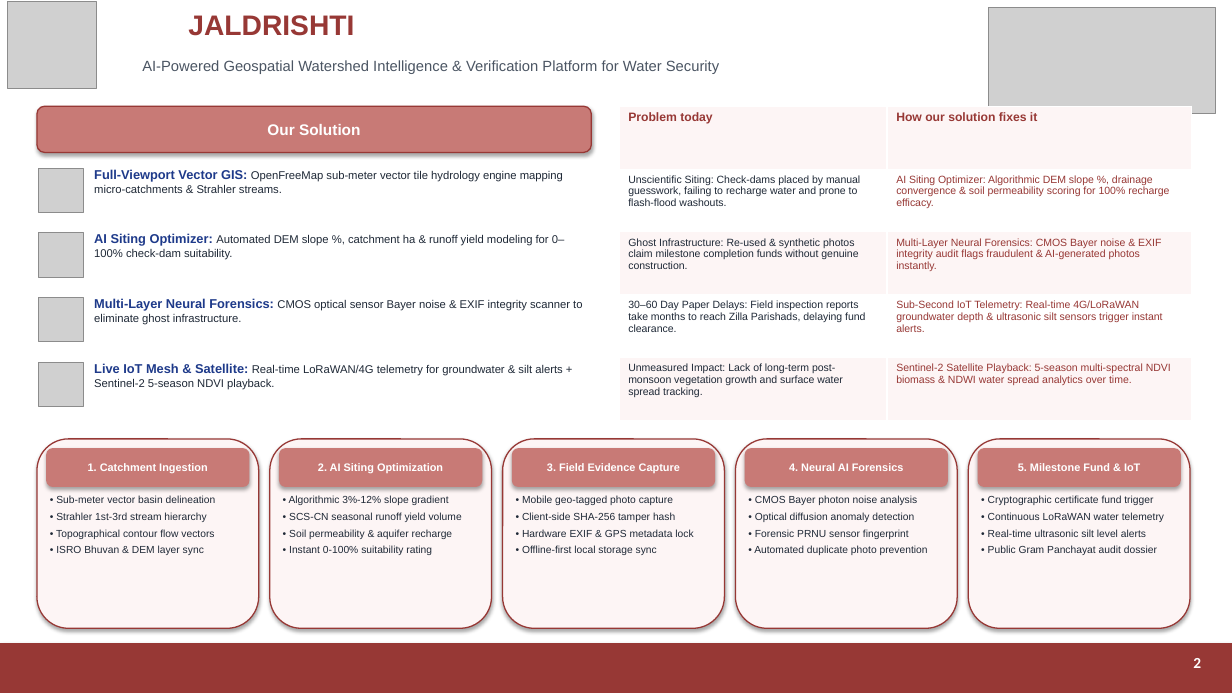
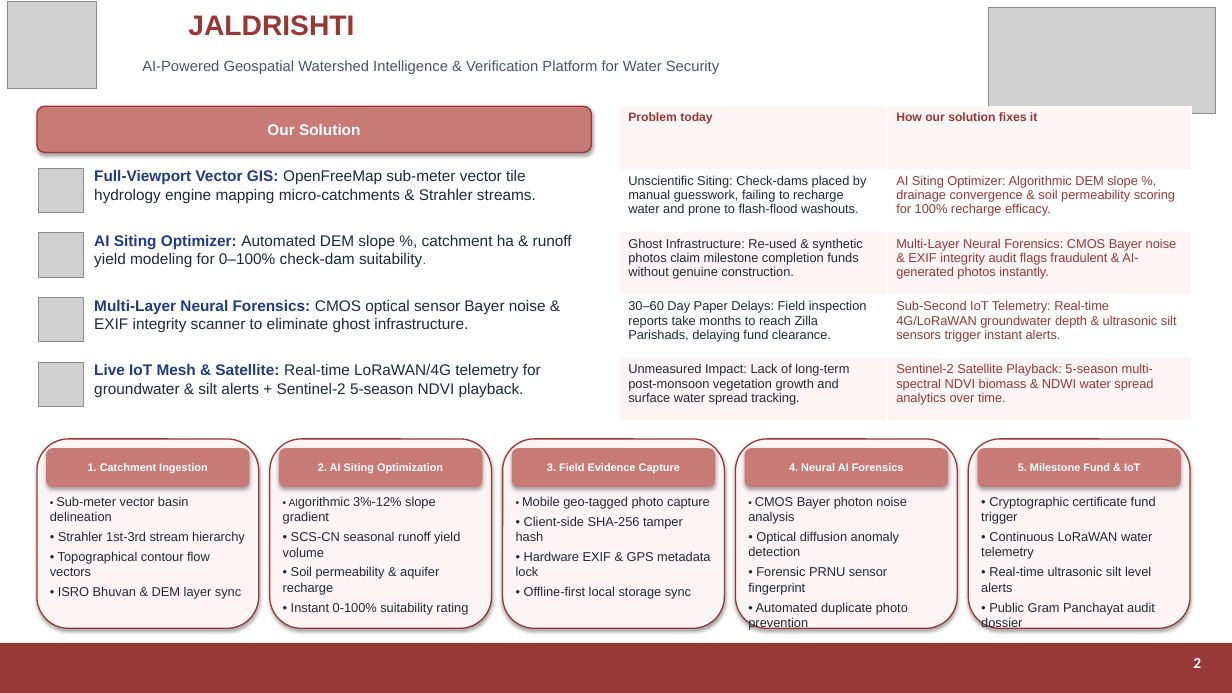
Before and after one commit to 12karthikpra-dev/JalDhristi, a slide deck: slide 2 of JalDrishti_SIH2026_Presentation_Final.pptx. Drawn at 1232x693 pixels with LibreOffice and Linux fonts; fonts in the diff are those of the drawing; grey boxes stand for pictures. Boxes give left, top, right and bottom in pixels: in the first picture for what was removed or moved away, otherwise in the second. Text is boxed around its words. In the diff, an @@ line names an element or a change of style, - is before the commit and + after.

```diff
--- a/JalDrishti_SIH2026_Presentation_Final.pptx
+++ b/JalDrishti_SIH2026_Presentation_Final.pptx
@@ table at (619, 106, 1192, 421) @@
@@ size 8.2 to 10 pt @@
@@ text "Full-Viewport Vector GIS: OpenFreeMap sub-meter ..." at (94, 170, 536, 203): size 10 to 12 pt in "Full-Viewport Vector GIS:"; size 8.8 to 12 pt in "OpenFreeMap sub-meter vector tile hydrology engine mapping ..." @@
@@ text "AI Siting Optimizer: Automated DEM ..." at (94, 235, 572, 267): size 10 to 12 pt in "AI Siting Optimizer:"; size 8.8 to 12 pt in "Automated DEM slope %, catchment ha & ..." @@
@@ text "Multi-Layer Neural Forensics: CMOS optical ..." at (94, 300, 546, 332): size 10 to 12 pt in "Multi-Layer Neural Forensics:"; size 8.8 to 12 pt in "CMOS optical sensor Bayer noise & EXIF ..." @@
@@ text "Live IoT Mesh & Satellite: ..." at (94, 364, 541, 397): size 10 to 12 pt in "Live IoT Mesh & Satellite:"; size 8.8 to 12 pt in "Real-time LoRaWAN/4G telemetry for groundwater & silt ..." @@
@@ size 8 to 10 pt in 5 elements at (50, 496, 245, 599), (516, 496, 710, 599), (748, 496, 908, 630), (981, 496, 1156, 630), (283, 496, 468, 615) @@
```
Also in this commit, not shown: 5 other slides changed, 2 other files.
